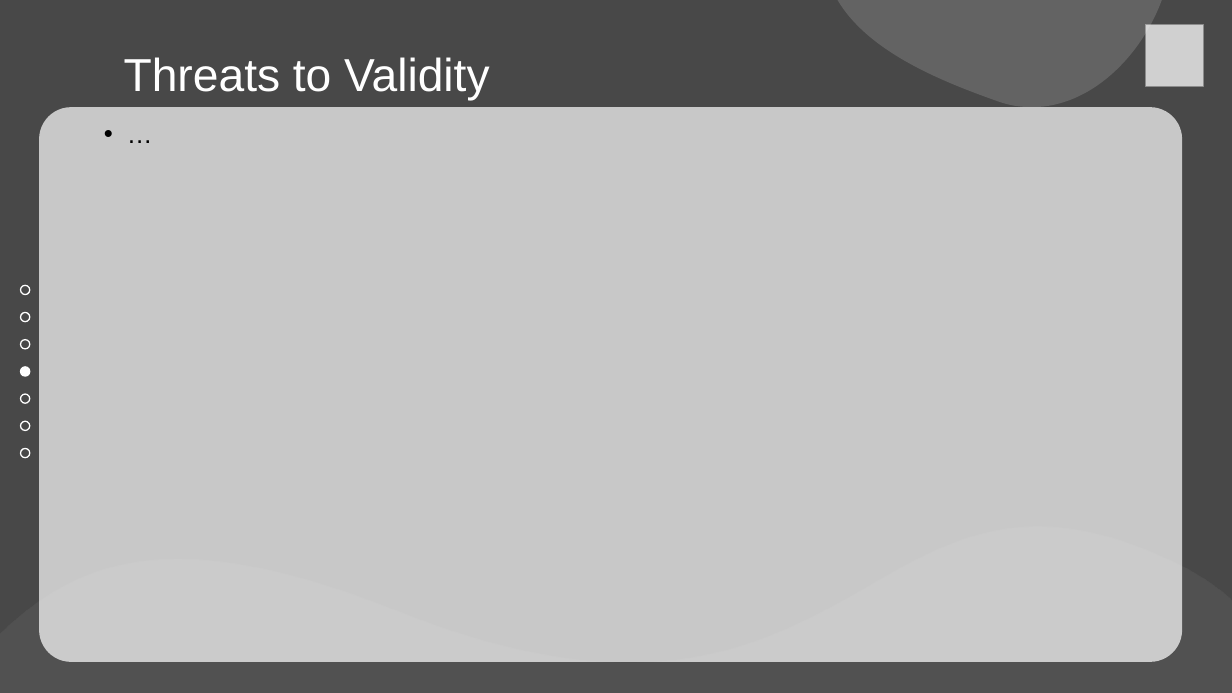
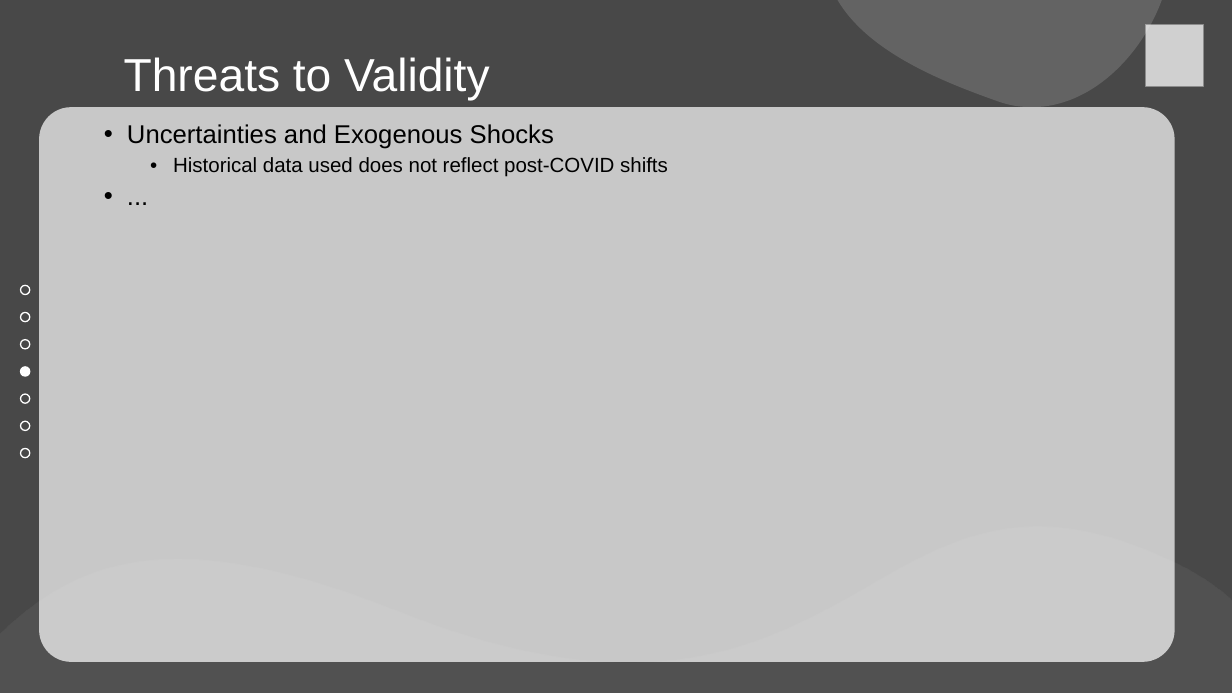
Before and after one commit to pnguyentangmcgill/Airbnb, a slide deck: slide 10 of Airbnb Presentation/Airbnb.pptx (slide 6 before the commit). Drawn at 1232x693 pixels with LibreOffice and Linux fonts; fonts in the diff are those of the drawing; grey boxes stand for pictures. Boxes give left, top, right and bottom in pixels: in the first picture for what was removed or moved away, otherwise in the second. Text is boxed around its words. In the diff, an @@ line names an element or a change of style, - is before the commit and + after.

```diff
--- a/Airbnb Presentation/Airbnb.pptx
+++ b/Airbnb Presentation/Airbnb.pptx
@@ text "Uncertainties and Exogenous Shocks": place and size @@
-text "Uncertainties and Exogenous Shocks" at (39,107,1182,662)
+text "Uncertainties and Exogenous Shocks" at (39,107,1175,662)
@@ text at (127,124,668,177): text changed; size 20 to 16 pt @@
-  • …
+  • Uncertainties and Exogenous Shocks
+    • Historical data used does not reflect post-COVID shifts
+  • ...
```
Also in this commit, not shown: 8 other slides changed, 4 slides added.
